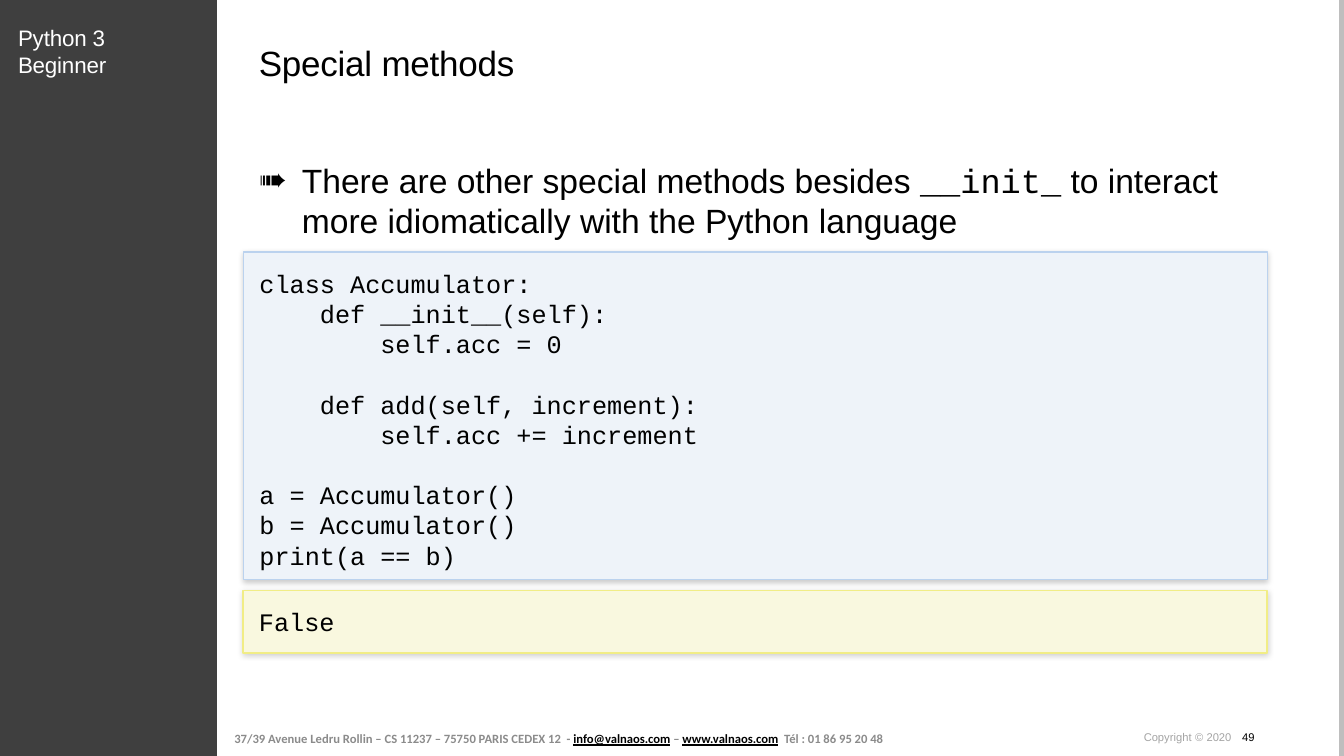
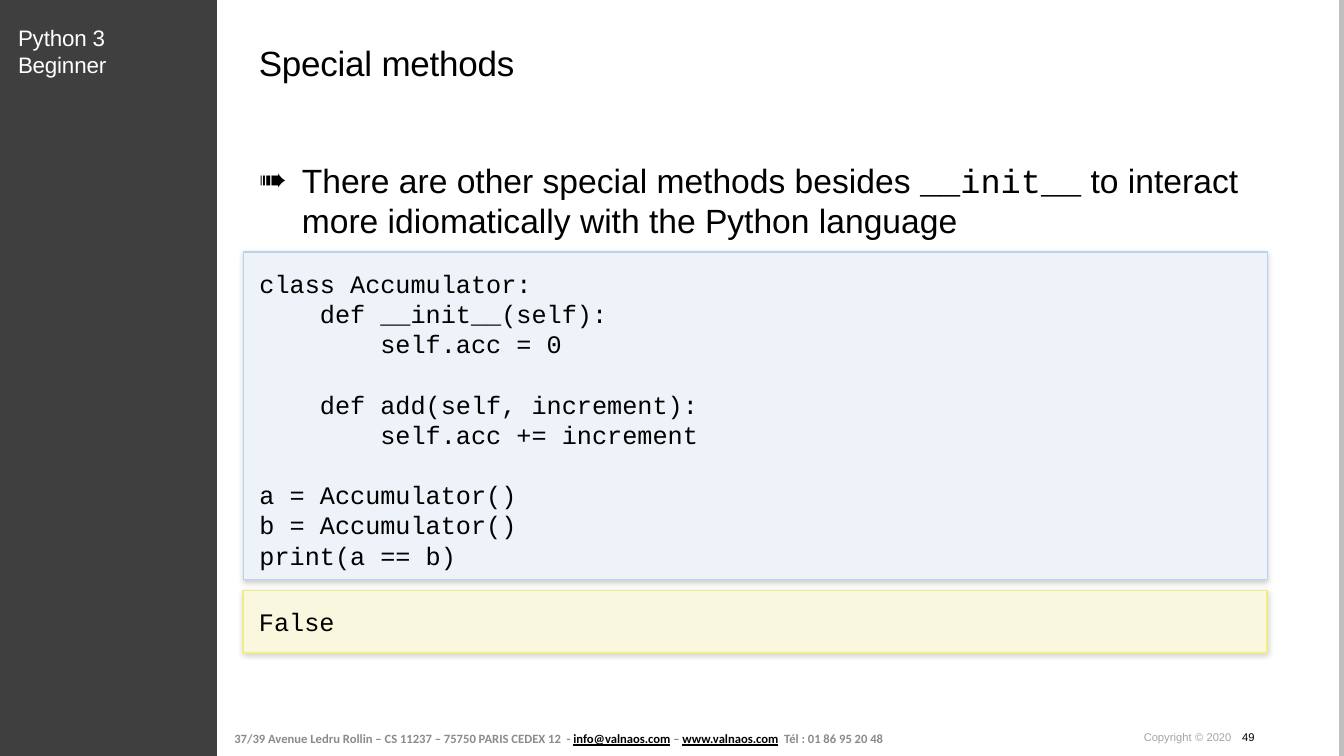
Before and after one commit to cstar-industries/python-3-beginner, a slide deck: slide 49 of 006-Object-Oriented-Programming/Object-Oriented Programming - Slides.pptx. Drawn at 1344x756 pixels with LibreOffice and Linux fonts; fonts in the diff are those of the drawing; background and template pictures are left out. Boxes give left, top, right and bottom in pixels: in the first picture for what was removed or moved away, otherwise in the second. Text is boxed around its words. In the diff, an @@ line names an element or a change of style, - is before the commit and + after.

Commit message:
update slides

```diff
--- a/006-Object-Oriented-Programming/Object-Oriented Programming - Slides.pptx
+++ b/006-Object-Oriented-Programming/Object-Oriented Programming - Slides.pptx
@@ text at (302,168,1238,240): text changed @@
-➠ There are other special methods besides __init_ to interact more idiomatically with the Python language
+➠ There are other special methods besides __init__ to interact more idiomatically with the Python language
```
Also in this commit, not shown: 1 other file.
